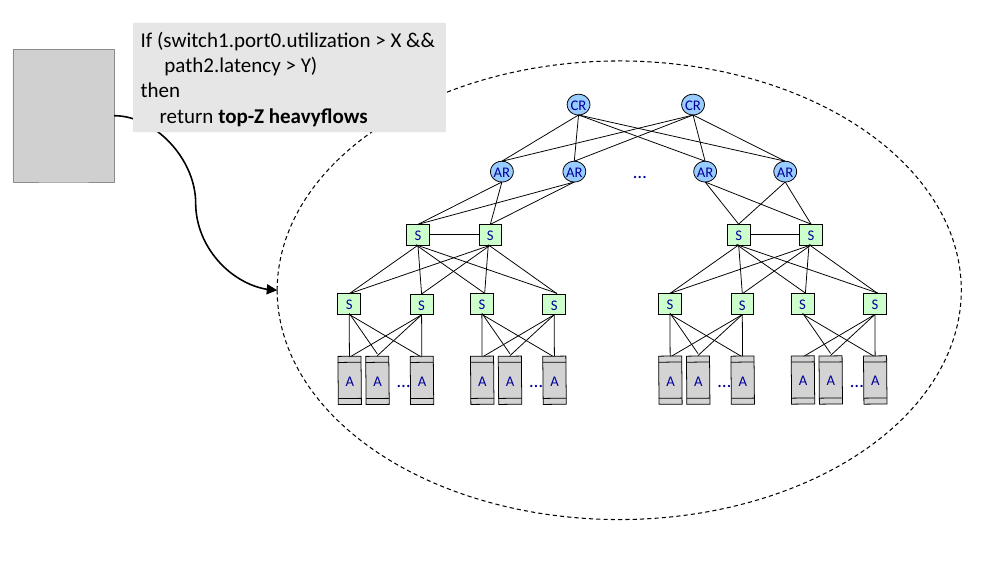
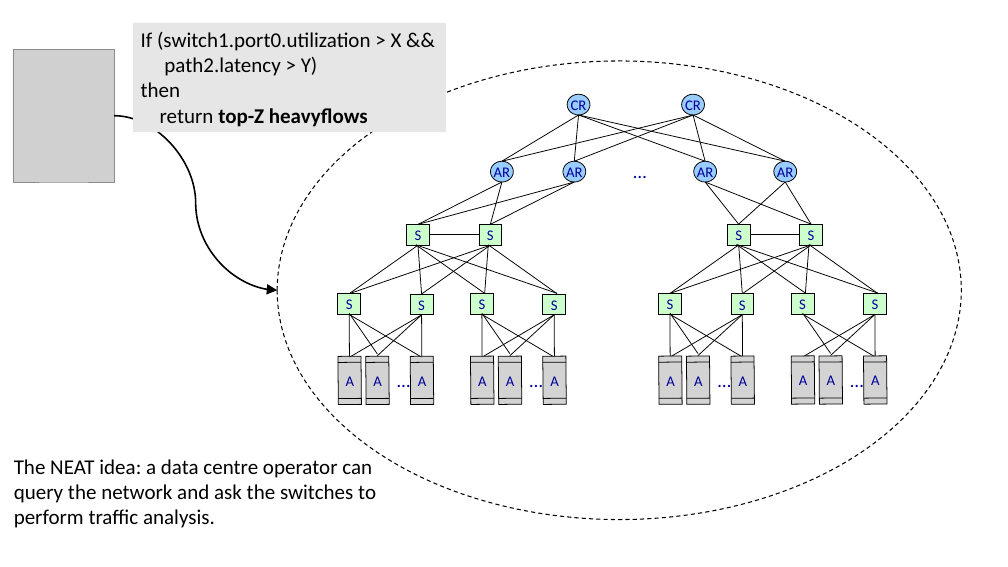
Before and after one commit to epsrc-neat-project/epsrc-neat-project.github.io, a slide deck: slide 1 of figures/source.pptx. Drawn at 1008x567 pixels with LibreOffice and Linux fonts; fonts in the diff are those of the drawing; grey boxes stand for pictures. Boxes give left, top, right and bottom in pixels: in the first picture for what was removed or moved away, otherwise in the second. Text is boxed around its words. In the diff, an @@ line names an element or a change of style, - is before the commit and + after.

```diff
--- a/figures/source.pptx
+++ b/figures/source.pptx
@@ text added at [14,459,376,528], 20 pt, text #000000 @@
+The NEAT idea: a data centre operator can
+query the network and ask the switches to
+perform traffic analysis.
```
Also in this commit, not shown: 2 other files.
